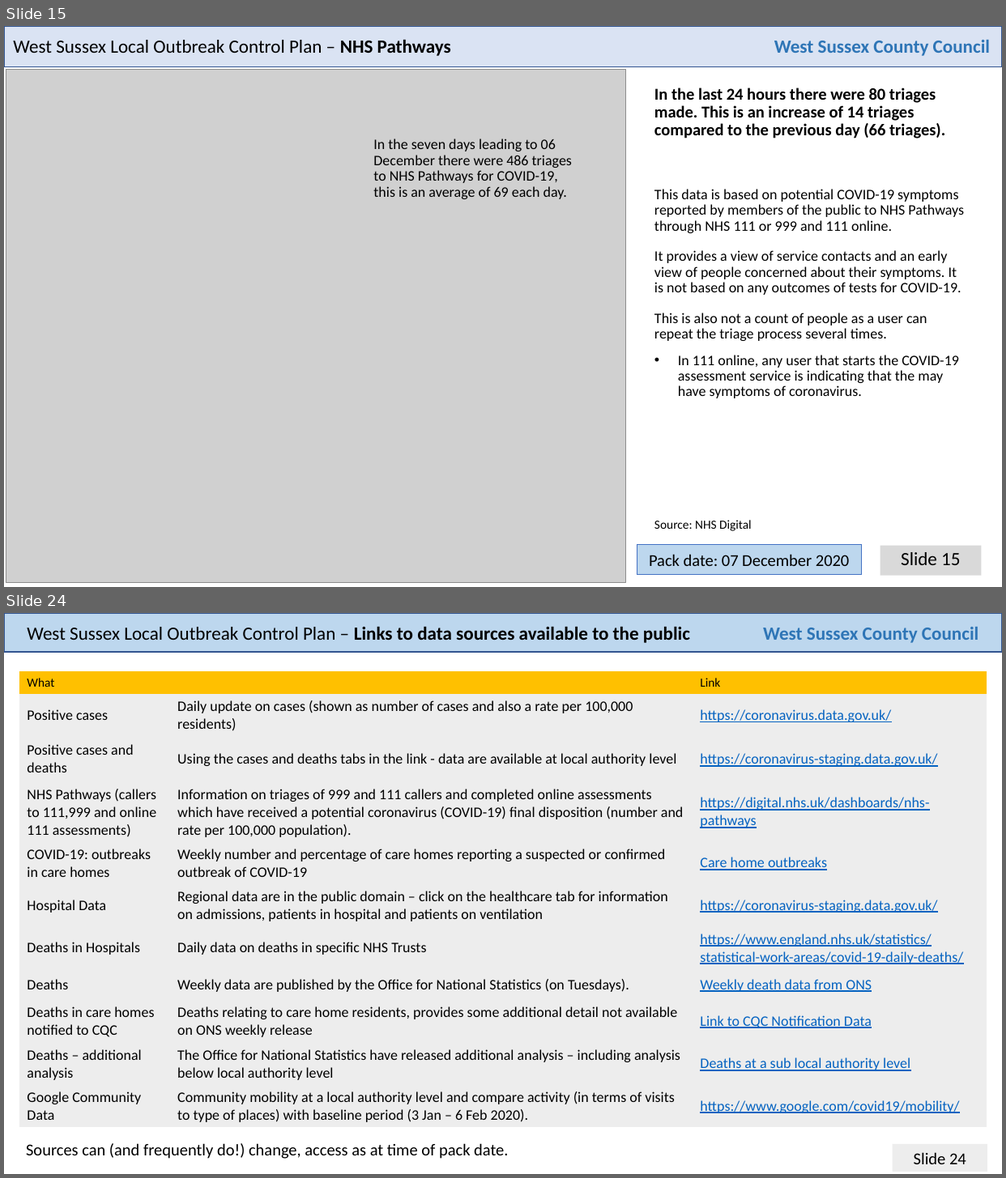
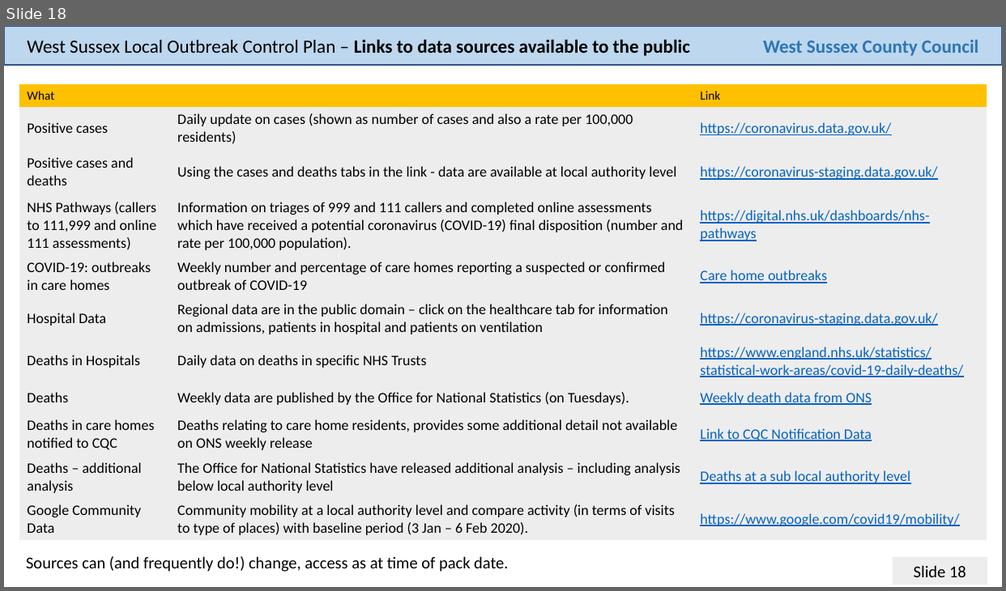
Before and after one commit to psychty/wsx_covid_datapack_public, a slide deck: Latest_West_Sussex_C19_slide_deck.pptx. Shown one above the other, each under a label of ours: slides 15 and 24 before the commit, slide 18 after it; the slides between them are not shown. The pictures are 1006x1178 and 1006x591 pixels, drawn with LibreOffice and Linux fonts; fonts in the diff are those of the drawing; grey boxes stand for pictures. Boxes give left, top, right and bottom in pixels: in the first picture for what was removed or moved away, otherwise in the second. Text is boxed around its words. In the diff, an @@ line names an element or a change of style, - is before the commit and + after.

```diff
--- a/Latest_West_Sussex_C19_slide_deck.pptx
+++ b/Latest_West_Sussex_C19_slide_deck.pptx
@@ slide 15 removed at bbox=[4, 26, 1002, 587], background #FFFFFF @@
@@ rectangle removed at bbox=[4, 26, 1002, 67] @@
@@ text removed at bbox=[13, 39, 451, 56] @@
-West Sussex Local Outbreak Control Plan – NHS Pathways
@@ text removed at bbox=[774, 40, 990, 56] @@
-West Sussex County Council
@@ picture removed at bbox=[6, 70, 626, 583] @@
@@ text removed at bbox=[654, 88, 945, 139] @@
-In the last 24 hours there were 80 triages made. This is an increase of 14 triages compared to the previous day (66 triages).
@@ text removed at bbox=[373, 139, 572, 199] @@
-In the seven days leading to 06 December there were 486 triages to NHS Pathways for COVID-19, this is an average of 69 each day.
@@ text removed at bbox=[654, 189, 964, 399] @@
-• This data is based on potential COVID-19 symptoms reported by members of the public to NHS Pathways through NHS 111 or 999 and 111 online.
-  It provides a view of service contacts and an early view of people concerned about their symptoms. It is not based on any outcomes of tests for COVID-19.
-  This is also not a count of people as a user can repeat the triage process several times.
-  In 111 online, any user that starts the COVID-19 assessment service is indicating that the may have symptoms of coronavirus.
@@ text removed at bbox=[654, 520, 752, 531] @@
-Source: NHS Digital
@@ rectangle removed at bbox=[637, 544, 862, 574] @@
-Pack date: 07 December 2020
@@ text removed at bbox=[880, 545, 981, 575] @@
-Slide 15
@@ what was slide 24 is now slide 18 @@
@@ page number at bbox=[914, 565, 966, 578]: text changed @@
-Slide 24
+Slide 18
```
Also in this commit, not shown: 17 slides changed, 5 other slides removed, 46 other files.
